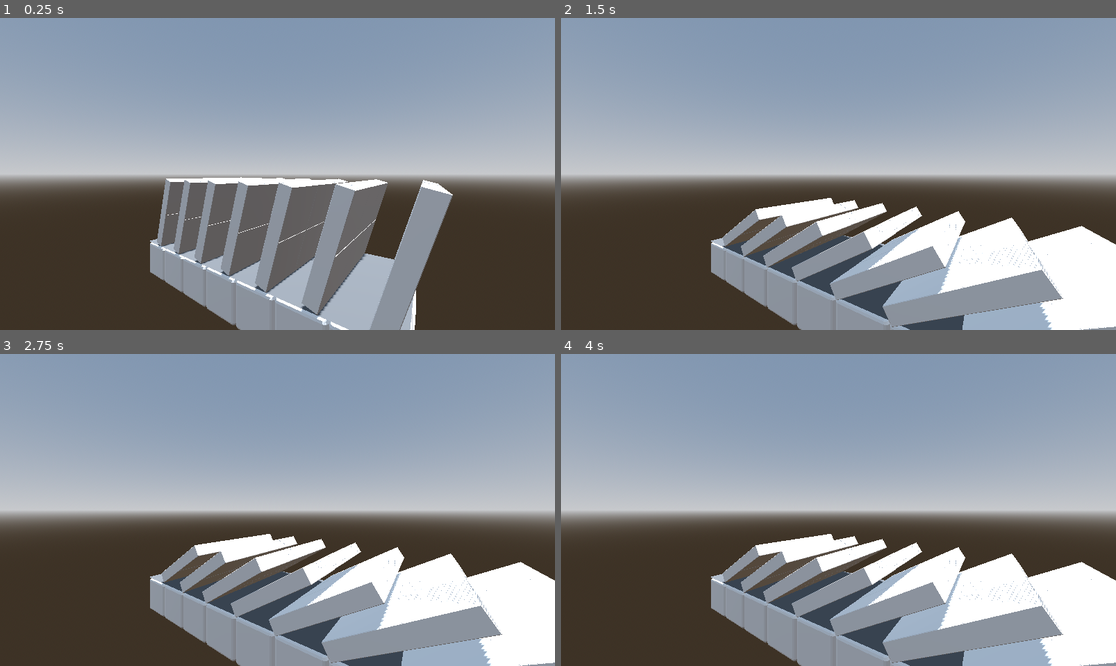
Above: before the commit, frames 1-4 (two rows, left to right).
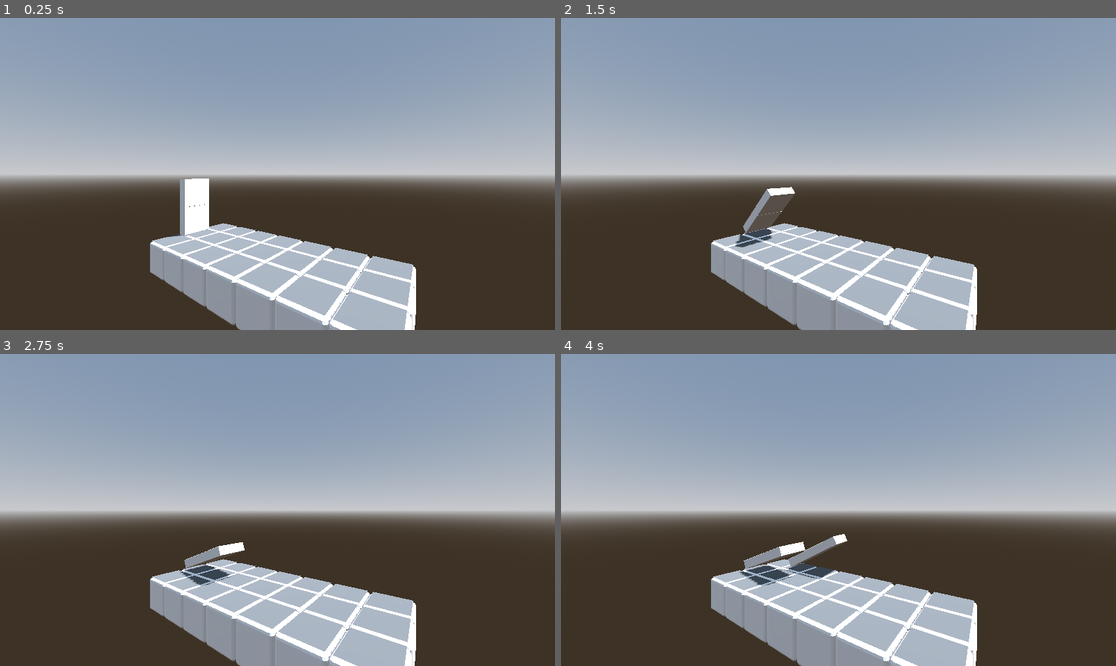
Above: after the commit, the same moments.

Repository: morgmorgan/dominoes
Game: Godot game, scene res://scenes/main.tscn
Same seed, same stepped clock (60 frames per second), same inputs: the game is played once before the commit and once after it.
Inputs (mouse positions are in pixels of both pictures, inside the frame that each line leads up to):
- Up to frame 1 (0.25 s): no input
- Up to frame 2 (1.5 s): move the mouse to (960, 158) at 0.52 s; click (960, 158) at 0.6 s; right-click (960, 158) at 0.8 s; move the mouse to (727, 189) at 1.27 s; right-click (727, 189) at 1.35 s; click (727, 189) at 1.42 s
- Up to frame 3 (2.75 s): tap Mouse wheel down (MouseWheelDown, bound only after the comm… at 1.55, 2.1 s; move the mouse to (333, 441) at 2.02 s; click (333, 441) at 2.17 s; tap Mouse wheel up (MouseWheelUp, bound only after the commit) at 2.3 s
- Up to frame 4 (4 s): tap Enter at 2.75 s; move the mouse to (810, 572) at 2.77 s; tap Mouse wheel up (MouseWheelUp, bound only after the commit) at 2.85 s; click (810, 572) at 3.05 s; move the mouse to (1005, 556) at 3.52 s; click (1005, 556) at 3.6 s; right-click (1005, 556) at 3.8 s

The runs differ from the first frame. In frame 1, 15% of the frame differs, in the area x 27-82%, y 51-100%; in frame 2, 20%, in the area x 27-100%, y 54-100%; in frame 3, 20%; in frame 4, 20%.

Commit message:
adding angled dominoes, cleaning up main script, cleaning up main scene

Diff:
--- a/project.godot
+++ b/project.godot
@@ -35,6 +35,21 @@
 "events": [Object(InputEventMouseButton,"resource_local_to_scene":false,"resource_name":"","device":-1,"window_id":0,"a …(258 unchanged characters)…
 ]
 }
+MouseWheelDown={
+"deadzone": 0.5,
+"events": [Object(InputEventMouseButton,"resource_local_to_scene":false,"resource_name":"","device":-1,"window_id":0,"alt_pressed":false,"shift_pressed":false,"ctrl_pressed":false,"meta_pressed":false,"button_mask":16,"position":Vector2(238, 10),"global_position":Vector2(247, 56),"factor":1.0,"button_index":5,"canceled":false,"pressed":true,"double_click":false,"script":null)
+]
+}
+MouseWheelUp={
+"deadzone": 0.5,
+"events": [Object(InputEventMouseButton,"resource_local_to_scene":false,"resource_name":"","device":-1,"window_id":0,"alt_pressed":false,"shift_pressed":false,"ctrl_pressed":false,"meta_pressed":false,"button_mask":8,"position":Vector2(364, 11),"global_position":Vector2(373, 57),"factor":1.0,"button_index":4,"canceled":false,"pressed":true,"double_click":false,"script":null)
+]
+}
+MouseWheelClick={
+"deadzone": 0.5,
+"events": [Object(InputEventMouseButton,"resource_local_to_scene":false,"resource_name":"","device":-1,"window_id":0,"alt_pressed":false,"shift_pressed":false,"ctrl_pressed":false,"meta_pressed":false,"button_mask":4,"position":Vector2(395, 14),"global_position":Vector2(404, 60),"factor":1.0,"button_index":3,"canceled":false,"pressed":true,"double_click":false,"script":null)
+]
+}
 
 [rendering]
 
--- a/scenes/grid_tile.tscn
+++ b/scenes/grid_tile.tscn
@@ -8,6 +8,7 @@
 [ext_resource type="PackedScene" uid="uid://fjtdn54xpngs" path="res://assets/nice_rounded_cube.glb" id="6_7mylv"]
 
 [sub_resource type="PlaneMesh" id="PlaneMesh_n8gdt"]
+size = Vector2(1.75, 1.75)
 
 [sub_resource type="BoxShape3D" id="BoxShape3D_srxyy"]
 size = Vector3(5, 0, 5)
@@ -80,7 +81,6 @@
 surface_material_override/0 = ExtResource("3_afc73")
 
 [node name="dominoSpawnPoint" type="Node3D" parent="."]
-transform = Transform3D(1, 0, 0, 0, 1, 0, 0, 0, 1, 1, 0, 0)
 
 [node name="mouseArea" type="Area3D" parent="."]
 unique_name_in_owner = true
--- a/scenes/main.tscn
+++ b/scenes/main.tscn
@@ -32,31 +32,24 @@
 [node name="grid" type="Node" parent="."]
 
 [node name="gridTile" parent="grid" instance=ExtResource("2_454y7")]
-start_domino = true
 
 [node name="gridTile2" parent="grid" instance=ExtResource("2_454y7")]
 transform = Transform3D(1, 0, 0, 0, 1, 0, 0, 0, 1, 2, 0, 0)
-start_domino = true
 
 [node name="gridTile3" parent="grid" instance=ExtResource("2_454y7")]
 transform = Transform3D(1, 0, 0, 0, 1, 0, 0, 0, 1, 4, 0, 0)
-start_domino = true
 
 [node name="gridTile4" parent="grid" instance=ExtResource("2_454y7")]
 transform = Transform3D(1, 0, 0, 0, 1, 0, 0, 0, 1, 6, 0, 0)
-start_domino = true
 
 [node name="gridTile5" parent="grid" instance=ExtResource("2_454y7")]
 transform = Transform3D(1, 0, 0, 0, 1, 0, 0, 0, 1, 8, 0, 0)
-start_domino = true
 
 [node name="gridTile6" parent="grid" instance=ExtResource("2_454y7")]
 transform = Transform3D(1, 0, 0, 0, 1, 0, 0, 0, 1, 10, 0, 0)
-start_domino = true
 
 [node name="gridTile7" parent="grid" instance=ExtResource("2_454y7")]
 transform = Transform3D(1, 0, 0, 0, 1, 0, 0, 0, 1, 12, 0, 0)
-start_domino = true
 
 [node name="gridTile8" parent="grid" instance=ExtResource("2_454y7")]
 transform = Transform3D(1, 0, 0, 0, 1, 0, 0, 0, 1, 0, 0, 2)
@@ -64,52 +57,39 @@
 
 [node name="gridTile9" parent="grid" instance=ExtResource("2_454y7")]
 transform = Transform3D(1, 0, 0, 0, 1, 0, 0, 0, 1, 2, 0, 2)
-start_domino = true
 
 [node name="gridTile10" parent="grid" instance=ExtResource("2_454y7")]
 transform = Transform3D(1, 0, 0, 0, 1, 0, 0, 0, 1, 4, 0, 2)
-start_domino = true
 
 [node name="gridTile11" parent="grid" instance=ExtResource("2_454y7")]
 transform = Transform3D(1, 0, 0, 0, 1, 0, 0, 0, 1, 6, 0, 2)
-start_domino = true
 
 [node name="gridTile12" parent="grid" instance=ExtResource("2_454y7")]
 transform = Transform3D(1, 0, 0, 0, 1, 0, 0, 0, 1, 8, 0, 2)
-start_domino = true
 
 [node name="gridTile13" parent="grid" instance=ExtResource("2_454y7")]
 transform = Transform3D(1, 0, 0, 0, 1, 0, 0, 0, 1, 10, 0, 2)
-start_domino = true
 
 [node name="gridTile14" parent="grid" instance=ExtResource("2_454y7")]
 transform = Transform3D(1, 0, 0, 0, 1, 0, 0, 0, 1, 12, 0, 2)
-start_domino = true
 
 [node name="gridTile15" parent="grid" instance=ExtResource("2_454y7")]
 transform = Transform3D(1, 0, 0, 0, 1, 0, 0, 0, 1, 0, 0, 4)
-start_domino = true
 
 [node name="gridTile16" parent="grid" instance=ExtResource("2_454y7")]
 transform = Transform3D(1, 0, 0, 0, 1, 0, 0, 0, 1, 2, 0, 4)
-start_domino = true
 
 [node name="gridTile17" parent="grid" instance=ExtResource("2_454y7")]
 transform = Transform3D(1, 0, 0, 0, 1, 0, 0, 0, 1, 4, 0, 4)
-start_domino = true
 
 [node name="gridTile18" parent="grid" instance=ExtResource("2_454y7")]
 transform = Transform3D(1, 0, 0, 0, 1, 0, 0, 0, 1, 6, 0, 4)
-start_domino = true
 
 [node name="gridTile19" parent="grid" instance=ExtResource("2_454y7")]
 transform = Transform3D(1, 0, 0, 0, 1, 0, 0, 0, 1, 8, 0, 4)
-start_domino = true
 
 [node name="gridTile20" parent="grid" instance=ExtResource("2_454y7")]
 transform = Transform3D(1, 0, 0, 0, 1, 0, 0, 0, 1, 10, 0, 4)
-start_domino = true
 
 [node name="gridTile21" parent="grid" instance=ExtResource("2_454y7")]
 transform = Transform3D(1, 0, 0, 0, 1, 0, 0, 0, 1, 12, 0, 4)
-start_domino = true
--- a/scripts/domino.gd
+++ b/scripts/domino.gd
@@ -6,9 +6,8 @@
 
 # Called when the node enters the scene tree for the first time.
 func _ready() -> void:
-	if start_domino:
-		$AnimationPlayer.play("tip_over")
-		already_tipped = true
+	#if start_domino:
+		#tip_domino()
 	pass # Replace with function body.
 
 # Called every frame. 'delta' is the elapsed time since the previous frame.
@@ -22,6 +21,11 @@
 		#print("tip over ended for ", name)
 		#$physisc/RigidBody3D.gravity_scale = 1
 
+func tip_domino() -> void:
+	if not already_tipped:
+		$AnimationPlayer.play("tip_over")
+		already_tipped = true
+
 func _on_domino_area_entered(area_rid: RID, area: Area3D, area_shape_index: int, local_shape_index: int) -> void:
 	if not already_tipped:
 		if area is Collidable and (area as Collidable).collidableType == Collidable.CollidableType.DOMINO:
@@ -29,7 +33,6 @@
 			var other_rigid: RigidBody3D = area.get_parent()
 			var other_player: AnimationPlayer = other_domino.find_child("AnimationPlayer")
 			print(name, "tipped over by ", other_domino.name)
-			$AnimationPlayer.play("tip_over")
+			tip_domino()
 			other_player.pause()
 			#other_rigid.gravity_scale = 1
-			already_tipped = true
--- a/scripts/grid_tile.gd
+++ b/scripts/grid_tile.gd
@@ -4,6 +4,7 @@
 const DOMINO_SCENE : PackedScene = preload("res://scenes/domino.tscn")
 const HIGHLIGHT_MATERIAL : StandardMaterial3D = preload("res://resources/gridtile_hilight.tres")
 const NORMAL_MATERIAL : StandardMaterial3D = preload("res://resources/gridtile_normal.tres")
+const ANGLE_INCREMENT = 15
 
 @export var tile_id : String = "tile0"
 @export var current_domino : Domino = null
@@ -11,6 +12,9 @@
 @onready var domino_spawn_point : Vector3 = $dominoSpawnPoint.position
 @onready var tile_gfx : MeshInstance3D = $tileModel/MeshInstance3D
 @export var start_domino:bool = false
+
+var spawn_angle = 0
+var mouse_active = false
 
 # Static Constructor for spawning via code
 static func new_gridTile(tile_id : String, current)-> gridTile:
@@ -28,9 +32,20 @@
 
 func on_mouseover():
 	tile_gfx.set_surface_override_material(0, HIGHLIGHT_MATERIAL)
+	mouse_active = true
 
 func on_mouse_off():
 	tile_gfx.set_surface_override_material(0, NORMAL_MATERIAL)
+	mouse_active = false
+
+func _process(delta: float) -> void:
+	if mouse_active:
+		if Input.is_action_just_pressed("MouseWheelUp"):
+			spawn_angle += ANGLE_INCREMENT
+			print(spawn_angle)
+		if Input.is_action_just_pressed("MouseWheelDown"):
+			spawn_angle -= ANGLE_INCREMENT
+			print(spawn_angle)
 
 func on_tile_input(camera: Node, event: InputEvent, event_position: Vector3, normal: Vector3, shape_idx: int):
 	if Input.is_action_just_pressed("LeftMouseClick"):
@@ -44,10 +59,11 @@
 	if current_domino != null:
 		return
 	var new_domino : Domino = DOMINO_SCENE.instantiate()
-	new_domino.start_domino = true
+	new_domino.start_domino = start_domino
+	new_domino.rotation_degrees = Vector3(0, spawn_angle, 0)
 	new_domino.position = domino_spawn_point
 	current_domino = new_domino
-	add_child(current_domino)
+	add_child(current_domino, true)
 
 func remove_domino():
 	if current_domino == null:
--- a/scripts/main.gd
+++ b/scripts/main.gd
@@ -1,32 +1,18 @@
 extends Node3D
-
 
 # Called when the node enters the scene tree for the first time.
 func _ready() -> void:
 	#add_domino()
 	pass # Replace with function body.
 
+# Called every frame. 'delta' is the elapsed time since the previous frame.
+func _process(delta: float) -> void:
+	if Input.is_action_just_pressed("RightMouseClick"):
+		for domino: Domino in get_tree().get_nodes_in_group("dominoes"):
+			if domino.start_domino:
+				domino.tip_domino()
+	pass
+
 func how_many_dominoes() -> int:
 	var dominoes = $".".find_children("domino*", "", true, false)
 	return dominoes.size()
-
-func add_domino(pos: Vector3) -> void:
-	var dom = preload("res://scenes/domino.tscn")
-	var x = dom.instantiate()
-	x.owner  = $"."
-	print(how_many_dominoes())
-	x.position = pos
-	print(x.is_in_group("dominoes"))
-	print(how_many_dominoes())
-
-# Called every frame. 'delta' is the elapsed time since the previous frame.
-func _process(delta: float) -> void:
-
-	pass
-
-func _on_floor_input_event(camera: Node, event: InputEvent, event_position: Vector3, normal: Vector3, shape_idx: int) -> void:
-	if event is InputEventMouseButton:
-		var mouse_action : InputEventMouseButton = event
-		if mouse_action.button_index == 1 and mouse_action.pressed == true:
-			add_domino(event_position)
-		print(event, event_position)
